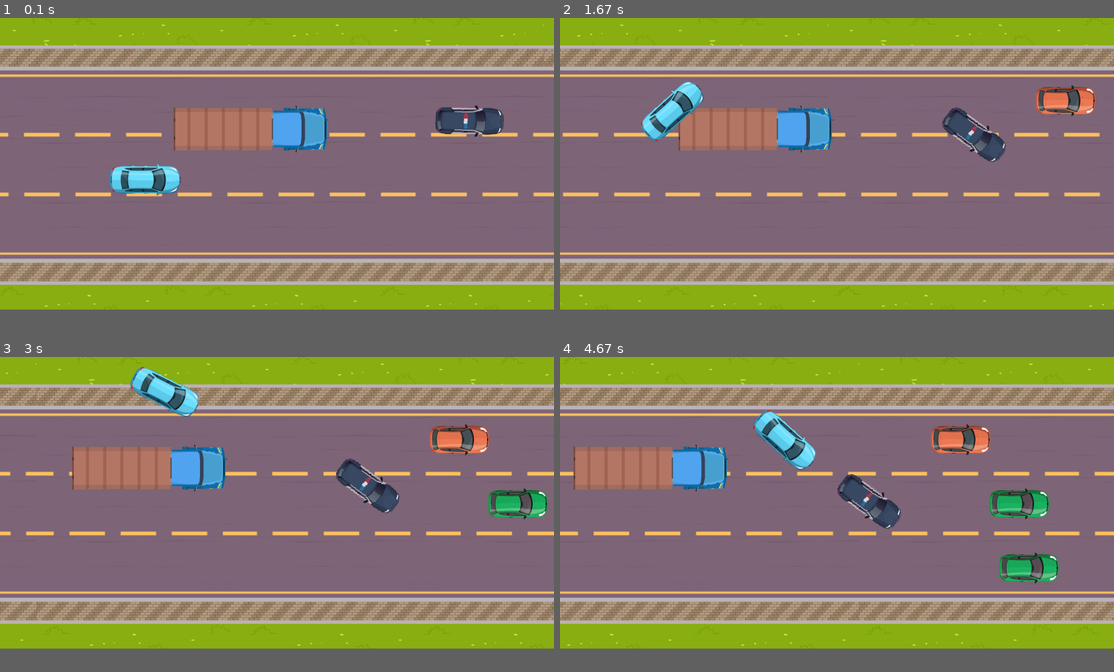
Above: before the commit, frames 1-4 (two rows, left to right).
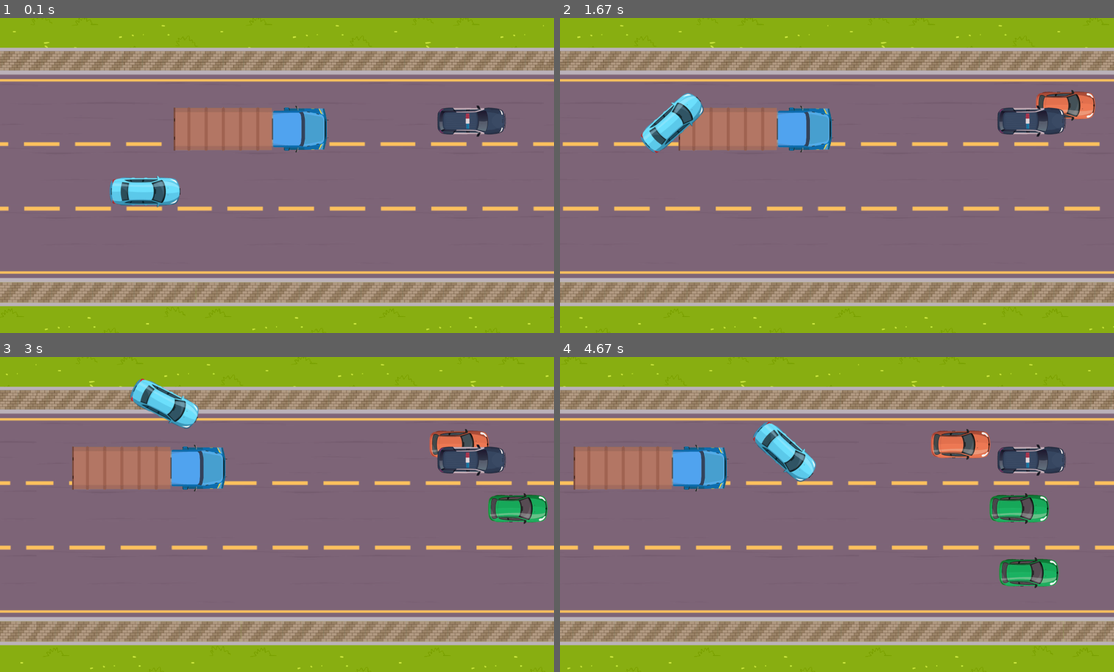
Above: after the commit, the same moments.

Repository: AdamJ77/highway-pygame
Game: pygame game, started from main_speeding.py
Same seed, same stepped clock (60 frames per second), same inputs: the game is played once before the commit and once after it.
Inputs:
- Up to frame 1 (0.1 s): no input
- Up to frame 2 (1.67 s): hold A 0.33-0.87 s; hold S 0.9-1.2 s; tap Space at 0.97, 1.3, 1.6 s; hold A 1.23-1.63 s
- Up to frame 3 (3 s): hold W 1.67-2.03 s; tap Space at 1.73, 2.13, 2.43, 2.8 s; hold D 2.07-2.7 s; hold S from 2.73 s (still down)
- Up to frame 4 (4.67 s): release S at 3.1 s; hold A 3.13-3.6 s; tap Space at 3.2, 3.5, 3.7, 4, 4.2, 4.53 s; hold D 3.63-4.1 s; hold W 4.13-4.43 s; hold D from 4.47 s (still down)
In our replay, the window is 900x473 before the commit and 900x511 after it. These sizes can differ from the game's own. Grey fills any space a smaller window leaves; there, only what the larger window draws over its background counts as a difference.

The runs differ from the first frame. In frame 1, 28% of the frame differs, in the area x 0-100%, y 1-100%; in frame 2, 30%; in frame 3, 30%; in frame 4, 32%.

Commit message:
Refactoring & testing following

Diff:
--- /dev/null
+++ b/collisions.py
@@ -0,0 +1,89 @@
+import numpy as np
+import pygame as pg
+
+from class_player import Player
+
+# PHYSICS COLLISIONs
+
+def check_collision_with_player(
+    player_rect: pg.Rect,
+    object: pg.Rect
+    ) -> bool:
+    """
+    Return True if player collided with object else False
+    """
+    return True if player_rect.colliderect(object) else False
+
+# CHECK TRAFFIC COLLISION
+def check_collision_cars(
+    player: Player,
+    traffic_cars: np.array
+    ) -> bool:
+    """
+    Check if player's rect collided with other car's rect
+    """
+    rect_player = player.act_rect
+    for car in traffic_cars:
+        rect_car = car.get_rect()
+        if rect_player.colliderect(rect_car):
+            check_side_collision(rect_player, rect_car, player)
+    return
+
+
+def check_side_collision(
+    rect_player: pg.Rect,
+    rect_car: pg.Rect,
+    player: Player
+    ):
+    """Check from on which side was collision"""
+    # direction = None
+    if rect_player.bottom >= rect_car.top:
+        print("bottom collision")
+
+        # direction = "bottom"
+        # constraints.update({"bottom": True})
+    elif rect_player.top <= rect_car.bottom:
+        print("top collision")
+        # direction = "top"
+        # constraints.update({"top": True})
+    elif rect_player.right >= rect_car.left:
+        print("right collision")
+        # direction = "right"
+        # constraints.update({"right": True})
+    elif rect_player.left <= rect_player.right:
+        # direction = "left"
+        print("left collision")
+        # constraints.update({"left": True})
+    return
+
+
+def check_boundaries_collision(
+    player: Player,
+    upper: pg.Rect,
+    lower: pg.Rect
+    ):
+    """Return True if player collided with upper or lower boundary"""
+
+    if check_collision_with_player(player.act_rect, upper):
+        # print("upper")
+        return upper
+    elif check_collision_with_player(player.act_rect, lower):
+        # print("lower")
+        return lower
+    else:
+        # print("False")
+        return False
+
+
+def collisions(
+    player: Player,
+    traffic_cars: np.array,
+    upper: pg.Rect,
+    lower: pg.Rect
+    ):
+    is_collision = check_boundaries_collision(player, upper, lower)
+    print(is_collision)
+    if is_collision:
+        boundary = "upper" if is_collision is upper else "lower"
+        player.rotate_back(boundary)
+    # check_collision_cars(player, traffic_cars)
--- a/config.py
+++ b/config.py
@@ -3,7 +3,7 @@
 import pygame as pg
 
 # GAME
-WIDTH, HEIGHT = 1900, 1000
+WIDTH, HEIGHT = 1900, 1080
 WIN = pg.display.set_mode((WIDTH, HEIGHT))  # maybe add pg.FULLSCREEN ?
 DRIVING_AREA_SIZE = (HEIGHT//5 - 50, HEIGHT - 160)
 
@@ -34,6 +34,7 @@
 # BACKGROUND
 HIGHWAY_IMAGE = pg.transform.scale(pg.image.load("images/highway2.png"), (WIDTH, HEIGHT))
 HIGHWAY_IMAGE_WIDTH = HIGHWAY_IMAGE.get_width()
+
 # BACKGROUND SCROLL CONFIG
 bg_tiles = math.ceil((WIDTH / HIGHWAY_IMAGE_WIDTH)) + 2    # maybe 1
 SCROLL_SPEED = 5
--- a/main_speeding.py
+++ b/main_speeding.py
@@ -7,6 +7,7 @@
 
 from class_player import Player
 from classes_other import Game, Police, Truck
+from collisions import collisions
 from config import AREA_SURFACE, HIGHWAY_IMAGE_WIDTH, WIN
 from utils import (create_boundaries, create_color_cars_dict,
                    create_spawning_locations, create_traffic_car,
@@ -69,10 +70,10 @@
         pg.draw.rect(AREA_SURFACE, (127, 127, 127), lower_b, 1 )
 
     # police_car.constant_speed()
-    police_car.free_decelaration()
+    # police_car.free_decelaration()
     # police_car.turn_police_lights_on()
     # print(police_car.rotation, police_car.x, police_car.y)
-    police_car.change_line()
+    # police_car.change_line()
 
 
 # SCREEN UPDATING
@@ -139,88 +140,6 @@
         car.free_decelaration()
 
 
-# PHYSICS COLLISION
-def check_collision_with_player(
-    player_rect: pg.Rect,
-    object: pg.Rect
-    ) -> bool:
-    """
-    Return True if player collided with object else False
-    """
-    return True if player_rect.colliderect(object) else False
-
-# CHECK TRAFFIC COLLISION
-def check_collision_cars(
-    player: Player,
-    traffic_cars: np.array
-    ) -> bool:
-    """
-    Check if player's rect collided with other car's rect
-    """
-    rect_player = player.act_rect
-    for car in traffic_cars:
-        rect_car = car.get_rect()
-        if rect_player.colliderect(rect_car):
-            check_side_collision(rect_player, rect_car, player)
-    return
-
-
-def check_side_collision(
-    rect_player: pg.Rect,
-    rect_car: pg.Rect,
-    player: Player
-    ):
-    """Check from on which side was collision"""
-    # direction = None
-    if rect_player.bottom >= rect_car.top:
-        print("bottom collision")
-
-        # direction = "bottom"
-        # constraints.update({"bottom": True})
-    elif rect_player.top <= rect_car.bottom:
-        print("top collision")
-        # direction = "top"
-        # constraints.update({"top": True})
-    elif rect_player.right >= rect_car.left:
-        print("right collision")
-        # direction = "right"
-        # constraints.update({"right": True})
-    elif rect_player.left <= rect_player.right:
-        # direction = "left"
-        print("left collision")
-        # constraints.update({"left": True})
-    return
-
-
-def check_boundaries_collision(
-    player: Player,
-    upper: pg.Rect,
-    lower: pg.Rect
-    ):
-    """Return True if player collided with upper or lower boundary"""
-
-    if check_collision_with_player(player.act_rect, upper):
-        return upper
-    elif check_collision_with_player(player.act_rect, lower):
-        return lower
-    else:
-        return False
-
-
-def collisions(
-    player: Player,
-    traffic_cars: np.array,
-    upper: pg.Rect,
-    lower: pg.Rect
-    ):
-    is_collision = check_boundaries_collision(player, upper, lower)
-    print(is_collision)
-    if is_collision:
-        boundary = "upper" if is_collision is upper else "lower"
-        player.rotate_back(boundary)
-    check_collision_cars(player, traffic_cars)
-
-
 # AI actions
 # maniac/police tailgating player
 
--- a/testing_following.py
+++ b/testing_following.py
@@ -11,10 +11,25 @@
 # rect_object = pg.Rect(50, 50, 10, 10)
 # pg.draw.rect(AREA_SURFACE, (255, 255, 255), background)
 # pg.draw.rect(AREA_SURFACE, (127, 255, 240), rect_object, 1)
-obstacle_1 = pg.Rect(500, 250, 200, 100)
+OBSTACLE_1_INIT_X = 500
+OBSTACLE_1_INIT_Y = 250
+
+OBSTACLE_1_WIDTH = 200
+OBSTACLE_1_HEIGHT = 100
+
 
 X, Y = 50, 50
 SPEED = 4
+class Obstacle:
+    def __init__(self) -> None:
+        self.rect = pg.Rect(OBSTACLE_1_INIT_X, OBSTACLE_1_INIT_Y, OBSTACLE_1_WIDTH, OBSTACLE_1_HEIGHT)
+        self.left_top = (OBSTACLE_1_INIT_X, OBSTACLE_1_INIT_Y)
+        self.right_top = (OBSTACLE_1_INIT_X + OBSTACLE_1_WIDTH, OBSTACLE_1_INIT_Y)
+        self.left_down = (OBSTACLE_1_INIT_X, OBSTACLE_1_INIT_Y + OBSTACLE_1_HEIGHT)
+        self.right_down = (OBSTACLE_1_INIT_X + OBSTACLE_1_WIDTH, OBSTACLE_1_INIT_Y + OBSTACLE_1_HEIGHT)
+
+    def get_points(self):
+        return [self.left_top, self.right_top, self.left_down, self.right_down]
 
 class Followed:
     def __init__(self) -> None:
@@ -44,46 +59,54 @@
         self.x = 500
         self.y = 500
 
-    def y_dist(self, player: Followed) -> int:
-        return player.y - self.y
+    def follow(self, player: Followed):
+        self.x += SPEED_ENEMY * cos_x((player.x, player.y), (self.x, self.y))
+        self.y += SPEED_ENEMY * cos_y((player.x, player.y), (self.x, self.y))
 
-    def x_dist(self, player: Followed) -> int:
-        return player.x - self.x
-
-    def distance(self, player: Followed):
-        return math.sqrt((self.x_dist(player) ** 2) + (self.y_dist(player) ** 2))
-
-    def cos_x(self, player):
-        return self.x_dist(player) / self.distance(player)
-
-    def cos_y(self, player):
-        return self.y_dist(player) / self.distance(player)
-
-    def follow(self, player: Followed):
-        self.x += SPEED_ENEMY * self.cos_x(player)
-        self.y += SPEED_ENEMY * self.cos_y(player)
+    def follow_obstacle_point(self, point: tuple[int]):
+        self.x += SPEED_ENEMY * cos_x(point, (self.x, self.y))
+        self.y += SPEED_ENEMY * cos_y(point, (self.x, self.y))
 
     def direction(self, player) -> tuple[float, float]:
-        return (self.x_dist(player), self.y_dist(player))
-
-
+        return (x_dist(player.x, self.x), y_dist(player.y, self.y))
 
     def draw(self):
         return pg.Rect(self.x, self.y, 5, 5)
 
+
+
+def distance(point1, point2) -> float:
+    return math.sqrt(((point1[0] - point2[0]) ** 2) + ((point1[1] - point2[1]) ** 2))
+
+def x_dist(point1_x: int, point2_x: int) -> int:
+    return point1_x - point2_x
+
+def y_dist(point1_y: int, point2_y: int) -> int:
+    return point1_y - point2_y
+
+def cos_x(point1: tuple[int], point2: tuple[int]) -> float:
+    return x_dist(point1[0], point2[0]) / distance(point1, point2)
+
+def cos_y(point1: tuple[int], point2: tuple[int]) -> float:
+    return y_dist(point1[1], point2[1]) / distance(point1, point2)
+
+
+
 def main(*args, **kwargs):
+
     pg.init()
     clock = pg.time.Clock()
     run = True
     player = Followed()
     enemy = Follower()
-    pg.draw.rect(AREA_SURFACE, (40, 255, 0), obstacle_1, 4)
+    obstacle_1 = Obstacle()
+    pg.draw.rect(AREA_SURFACE, (40, 255, 0), obstacle_1.rect, 4)
 
     while run:
         pg.display.flip()
         pg.draw.rect(AREA_SURFACE, (127, 255, 240), player.draw(), 5)
         pg.draw.rect(AREA_SURFACE, (255, 125, 124), enemy.draw(), 5)
-        print(enemy.direction(player))
+        # print(enemy.direction(player))
         # print(enemy.distance(player))
         # WIN.fill((0, 0, 0))
         clock.tick(40)
@@ -105,13 +128,26 @@
             pg.draw.rect(AREA_SURFACE, (40, 255, 0), obstacle_1, 4)
 
         if keys_pressed[pg.K_SPACE]:
-            enemy.follow(player)
+            if obstacle_1.rect.clipline(enemy.x, enemy.y, player.x, player.y):
+                distances = [(distance((enemy.x, enemy.y), point) + distance((player.x, player.y), point), point, i) for i, point in enumerate(obstacle_1.get_points())]
 
-        if enemy.draw().colliderect(obstacle_1):
-            print("Yes")
-        # else:
-        #     enemy.follow(player)
-        # AREA_SURFACE = pg.Surface((WIDTH, HEIGHT))
+                distances = sorted(distances, key= lambda x: x[0])
+                best_d = distances[0]
+                # best_d = np.argmin(distances)
+
+                # if obstacle_1.rect.clipline(enemy.x, enemy.y, best_d[1][0], best_d[1][1]):
+                    # best_d = distances[1]
+
+                if best_d[2] == 0:
+                    enemy.follow_obstacle_point(obstacle_1.left_top)
+                elif best_d[2] == 1:
+                    enemy.follow_obstacle_point(obstacle_1.right_top)
+                elif best_d[2] == 2:
+                    enemy.follow_obstacle_point(obstacle_1.left_down)
+                else:
+                    enemy.follow_obstacle_point(obstacle_1.right_down)
+            else:
+                enemy.follow(player)
 
         WIN.blit(AREA_SURFACE, (0,0))
 
--- a/utils.py
+++ b/utils.py
@@ -1,31 +1,15 @@
+import random
+
 import pygame as pg
-import random
-from classes_other import ColorCar, Location, Car
-from config import (
-    WIN,
-    WIDTH,
-    HEIGHT,
-    HIGHWAY_IMAGE,
-    HIGHWAY_IMAGE_WIDTH,
-    SCROLL_SPEED,
-    LAMPS_IMAGE,
-    LAMPS_WIDTH,
-    bg_tiles,
-    lamp_tiles,
-    CAR_IMAGE_GREEN,
-    CAR_IMAGE_RED,
-    CAR_IMAGE_PURPLE,
-    CAR_HEIGHT,
-    CAR_WIDTH,
-    MUSCLE_CAR_IMAGE_YELLOW,
-    MUSCLE_CAR_HEIGHT,
-    MUSCLE_CAR_WIDTH,
-    SEDAN_CAR_IMAGE_BROWN,
-    SEDAN_CAR_HEIGHT,
-    SEDAN_CAR_WIDTH,
-    SPAWN_LOCATIONS,
-    DRIVING_AREA_SIZE
-)
+
+from classes_other import Car, ColorCar, Location
+from config import (CAR_HEIGHT, CAR_IMAGE_GREEN, CAR_IMAGE_PURPLE,
+                    CAR_IMAGE_RED, CAR_WIDTH, DRIVING_AREA_SIZE, HEIGHT,
+                    HIGHWAY_IMAGE, HIGHWAY_IMAGE_WIDTH, LAMPS_IMAGE,
+                    LAMPS_WIDTH, MUSCLE_CAR_HEIGHT, MUSCLE_CAR_IMAGE_YELLOW,
+                    MUSCLE_CAR_WIDTH, SCROLL_SPEED, SEDAN_CAR_HEIGHT,
+                    SEDAN_CAR_IMAGE_BROWN, SEDAN_CAR_WIDTH, SPAWN_LOCATIONS,
+                    WIDTH, WIN, bg_tiles, lamp_tiles)
 
 
 def get_random_colors() -> list:
@@ -72,7 +56,7 @@
 
 def create_boundaries() -> tuple:
     upper = pg.Rect(0, 0, WIDTH, DRIVING_AREA_SIZE[0] + 25)
-    lower = pg.Rect(0, HEIGHT - 170, WIDTH, 100)
+    lower = pg.Rect(0, DRIVING_AREA_SIZE[1], WIDTH, 100)
     return (upper, lower)
 
 
Binary file added: concepts/following_path.png
